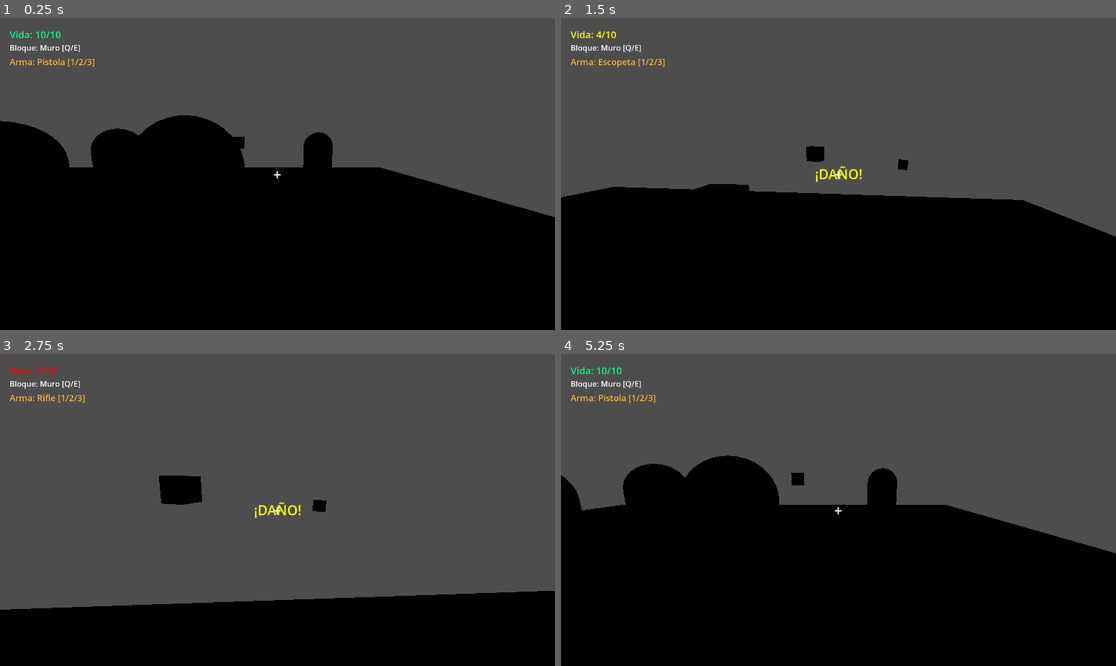
Above: before the commit, frames 1-4 (two rows, left to right).
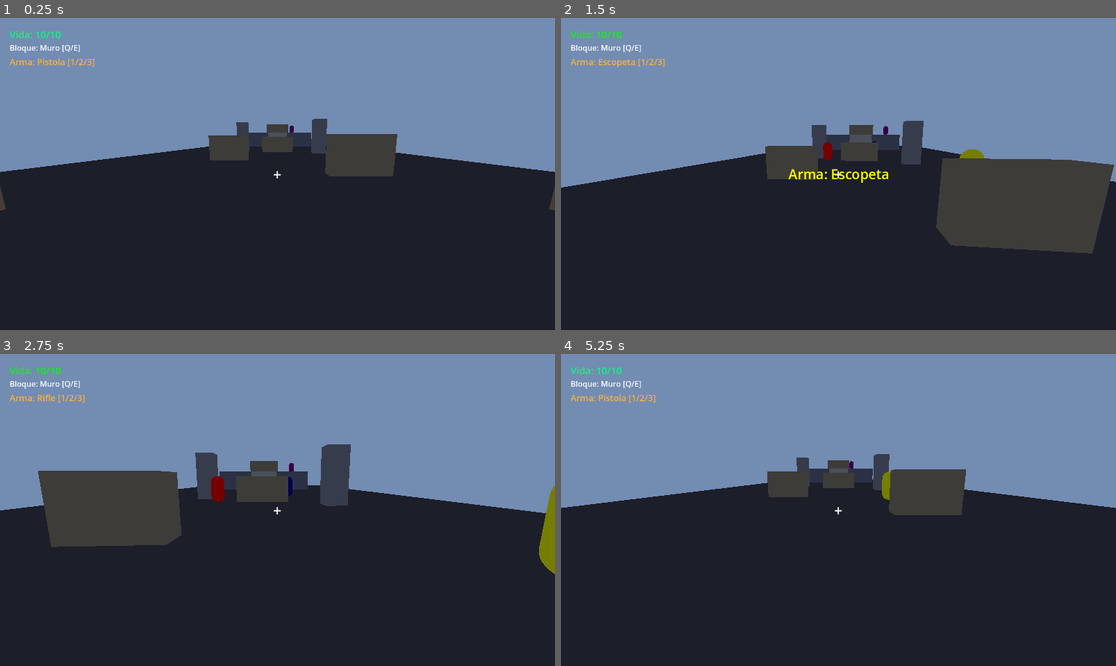
Above: after the commit, the same moments.

Repository: kilder16/NEXUS
Game: Godot game, scene res://scenes/levels/level_01.tscn
The game is run twice, just before and just after one commit, with the same random seed, the same clock (stepped at 60 frames per second) and the same inputs. Before the commit the project starts from res://scenes/levels/test_level.tscn.
Inputs (mouse positions are in pixels of both pictures, inside the frame that each line leads up to):
- Up to frame 1 (0.25 s): no input
- Up to frame 2 (1.5 s): tap Enter at 0.5 s; move the mouse to (866, 174) at 0.52 s; hold Up from 0.53 s (still down); tap 1 at 0.6 s; click (866, 174) at 0.67 s; tap Space at 0.77 s; move the mouse to (810, 174) at 1.27 s; tap 2 at 1.35 s
- Up to frame 3 (2.75 s): keep holding Up; tap Space at 1.52 s; move the mouse to (288, 503) at 2.02 s; tap 3 at 2.1 s
- Up to frame 4 (5.25 s): move the mouse to (832, 516) at 2.77 s; tap Q at 2.85 s; click (832, 516) at 2.92 s; tap Space at 3.02, 3.77 s; move the mouse to (877, 513) at 3.52 s; tap E at 3.6 s; release Up at 4.25 s; click (838, 525) at 4.25 s, where only the run before the commit has a clickable "REINTENTAR"; move the mouse to (794, 506) at 5.02 s; hold Up from 5.03 s (still down); tap R at 5.1 s

The runs differ from the first frame. In frame 1, 98% of the frame differs, in the area x 0-100%, y 0-100%; in frame 2, 93%; in frame 3, 92%; in frame 4, 97%.

Commit message:
Fase 4: level_01 como escena principal + fix configuracion

Diff:
--- a/project.godot
+++ b/project.godot
@@ -11,7 +11,7 @@
 [application]
 
 config/name="Proyectos\\NEXUS"
-run/main_scene="uid://4yjjym7eyvod"
+run/main_scene="res://scenes/levels/level_01.tscn"
 config/features=PackedStringArray("4.6", "Forward Plus")
 config/icon="res://icon.svg"
 
--- /dev/null
+++ b/scenes/levels/level_01.tscn
@@ -0,0 +1,153 @@
+[gd_scene format=3 uid="uid://bp15qc0m4n3wu"]
+
+[ext_resource type="PackedScene" uid="uid://bccams3wldrtx" path="res://scenes/levels/player.tscn" id="1_player"]
+[ext_resource type="PackedScene" uid="uid://5df4hbaukug3" path="res://scenes/levels/objective.tscn" id="2_objective"]
+[ext_resource type="PackedScene" uid="uid://c68uvd23njnbf" path="res://scenes/enemies/enemy.tscn" id="3_enemy"]
+[ext_resource type="PackedScene" uid="uid://dbm04swh70bfi" path="res://scenes/enemies/enemy_fast.tscn" id="4_enemy_fast"]
+[ext_resource type="PackedScene" uid="uid://b4yd8ktdavv5d" path="res://scenes/enemies/enemy_tank.tscn" id="5_enemy_tank"]
+[ext_resource type="PackedScene" uid="uid://v0aevj5kyk2" path="res://scenes/enemies/enemy_ranged.tscn" id="6_enemy_ranged"]
+[ext_resource type="PackedScene" uid="uid://dsgm4igmlmndq" path="res://scenes/ui/hud.tscn" id="7_hud"]
+[ext_resource type="PackedScene" uid="uid://c3ticavbpd2cr" path="res://scenes/ui/pause_menu.tscn" id="8_pause"]
+[ext_resource type="PackedScene" uid="uid://bthvpxpuep2au" path="res://scenes/ui/game_over.tscn" id="9_gameover"]
+
+[sub_resource type="StandardMaterial3D" id="floor_mat"]
+albedo_color = Color(0.28, 0.28, 0.32, 1)
+
+[sub_resource type="StandardMaterial3D" id="wall_mat"]
+albedo_color = Color(0.62, 0.5, 0.4, 1)
+
+[sub_resource type="StandardMaterial3D" id="cover_mat"]
+albedo_color = Color(0.55, 0.5, 0.42, 1)
+
+[sub_resource type="StandardMaterial3D" id="pillar_mat"]
+albedo_color = Color(0.5, 0.5, 0.55, 1)
+
+[sub_resource type="StandardMaterial3D" id="stair_mat"]
+albedo_color = Color(0.65, 0.65, 0.65, 1)
+
+[sub_resource type="StandardMaterial3D" id="platform_mat"]
+albedo_color = Color(0.4, 0.42, 0.5, 1)
+
+[sub_resource type="Environment" id="env_default"]
+background_mode = 1
+background_color = Color(0.45, 0.55, 0.7, 1)
+ambient_light_source = 2
+ambient_light_color = Color(0.7, 0.75, 0.85, 1)
+ambient_light_energy = 0.4
+
+[node name="Level01" type="Node3D"]
+
+[node name="WorldEnvironment" type="WorldEnvironment" parent="."]
+environment = SubResource("env_default")
+
+[node name="DirectionalLight3D" type="DirectionalLight3D" parent="."]
+transform = Transform3D(1, 0, 0, 0, 0.7071068, -0.7071068, 0, 0.7071068, 0.7071068, 0, 12, 0)
+shadow_enabled = true
+
+[node name="Floor" type="CSGBox3D" parent="."]
+transform = Transform3D(1, 0, 0, 0, 1, 0, 0, 0, 1, 0, -0.5, -22)
+use_collision = true
+size = Vector3(30, 1, 75)
+material_override = SubResource("floor_mat")
+
+[node name="SpawnBackWall" type="CSGBox3D" parent="."]
+transform = Transform3D(1, 0, 0, 0, 1, 0, 0, 0, 1, 0, 2, 10)
+use_collision = true
+size = Vector3(15, 4, 1)
+material_override = SubResource("wall_mat")
+
+[node name="SpawnEastWall" type="CSGBox3D" parent="."]
+transform = Transform3D(1, 0, 0, 0, 1, 0, 0, 0, 1, 7.5, 2, 5)
+use_collision = true
+size = Vector3(1, 4, 10)
+material_override = SubResource("wall_mat")
+
+[node name="SpawnWestWall" type="CSGBox3D" parent="."]
+transform = Transform3D(1, 0, 0, 0, 1, 0, 0, 0, 1, -7.5, 2, 5)
+use_collision = true
+size = Vector3(1, 4, 10)
+material_override = SubResource("wall_mat")
+
+[node name="Zone1CoverEast" type="CSGBox3D" parent="."]
+transform = Transform3D(1, 0, 0, 0, 1, 0, 0, 0, 1, 4, 1, -5)
+use_collision = true
+size = Vector3(3, 2, 1)
+material_override = SubResource("cover_mat")
+
+[node name="Zone1CoverWest" type="CSGBox3D" parent="."]
+transform = Transform3D(1, 0, 0, 0, 1, 0, 0, 0, 1, -4, 1, -12)
+use_collision = true
+size = Vector3(3, 2, 1)
+material_override = SubResource("cover_mat")
+
+[node name="EnemyFast" parent="." instance=ExtResource("4_enemy_fast")]
+transform = Transform3D(1, 0, 0, 0, 1, 0, 0, 0, 1, 3, 1, -10)
+
+[node name="Zone2PillarEast" type="CSGBox3D" parent="."]
+transform = Transform3D(1, 0, 0, 0, 1, 0, 0, 0, 1, 5, 2, -20)
+use_collision = true
+size = Vector3(1.5, 4, 1.5)
+material_override = SubResource("pillar_mat")
+
+[node name="Zone2PillarWest" type="CSGBox3D" parent="."]
+transform = Transform3D(1, 0, 0, 0, 1, 0, 0, 0, 1, -5, 2, -25)
+use_collision = true
+size = Vector3(1.5, 4, 1.5)
+material_override = SubResource("pillar_mat")
+
+[node name="Zone2CenterCover" type="CSGBox3D" parent="."]
+transform = Transform3D(1, 0, 0, 0, 1, 0, 0, 0, 1, 0, 1, -22)
+use_collision = true
+size = Vector3(4, 2, 0.5)
+material_override = SubResource("cover_mat")
+
+[node name="EnemyTank" parent="." instance=ExtResource("5_enemy_tank")]
+transform = Transform3D(1, 0, 0, 0, 1, 0, 0, 0, 1, 0, 1, -27)
+
+[node name="Enemy" parent="." instance=ExtResource("3_enemy")]
+transform = Transform3D(1, 0, 0, 0, 1, 0, 0, 0, 1, -6, 1, -22)
+
+[node name="Stair1" type="CSGBox3D" parent="."]
+transform = Transform3D(1, 0, 0, 0, 1, 0, 0, 0, 1, 0, 0.5, -36)
+use_collision = true
+size = Vector3(4, 1, 2)
+material_override = SubResource("stair_mat")
+
+[node name="Stair2" type="CSGBox3D" parent="."]
+transform = Transform3D(1, 0, 0, 0, 1, 0, 0, 0, 1, 0, 1.5, -38)
+use_collision = true
+size = Vector3(4, 1, 2)
+material_override = SubResource("stair_mat")
+
+[node name="Stair3" type="CSGBox3D" parent="."]
+transform = Transform3D(1, 0, 0, 0, 1, 0, 0, 0, 1, 0, 2.5, -40)
+use_collision = true
+size = Vector3(4, 1, 2)
+material_override = SubResource("stair_mat")
+
+[node name="ElevatedPlatform" type="CSGBox3D" parent="."]
+transform = Transform3D(1, 0, 0, 0, 1, 0, 0, 0, 1, 0, 1.5, -47)
+use_collision = true
+size = Vector3(15, 3, 12)
+material_override = SubResource("platform_mat")
+
+[node name="PlatformCover" type="CSGBox3D" parent="."]
+transform = Transform3D(1, 0, 0, 0, 1, 0, 0, 0, 1, 0, 4, -44)
+use_collision = true
+size = Vector3(5, 2, 0.5)
+material_override = SubResource("cover_mat")
+
+[node name="EnemyRanged" parent="." instance=ExtResource("6_enemy_ranged")]
+transform = Transform3D(1, 0, 0, 0, 1, 0, 0, 0, 1, 3, 4, -48)
+
+[node name="Player" parent="." instance=ExtResource("1_player")]
+transform = Transform3D(1, 0, 0, 0, 1, 0, 0, 0, 1, 0, 1, 5)
+
+[node name="Objective" parent="." instance=ExtResource("2_objective")]
+transform = Transform3D(1, 0, 0, 0, 1, 0, 0, 0, 1, 0, 4.5, -51)
+
+[node name="HUD" parent="." instance=ExtResource("7_hud")]
+
+[node name="PauseMenu" parent="." instance=ExtResource("8_pause")]
+
+[node name="GameOver" parent="." instance=ExtResource("9_gameover")]
